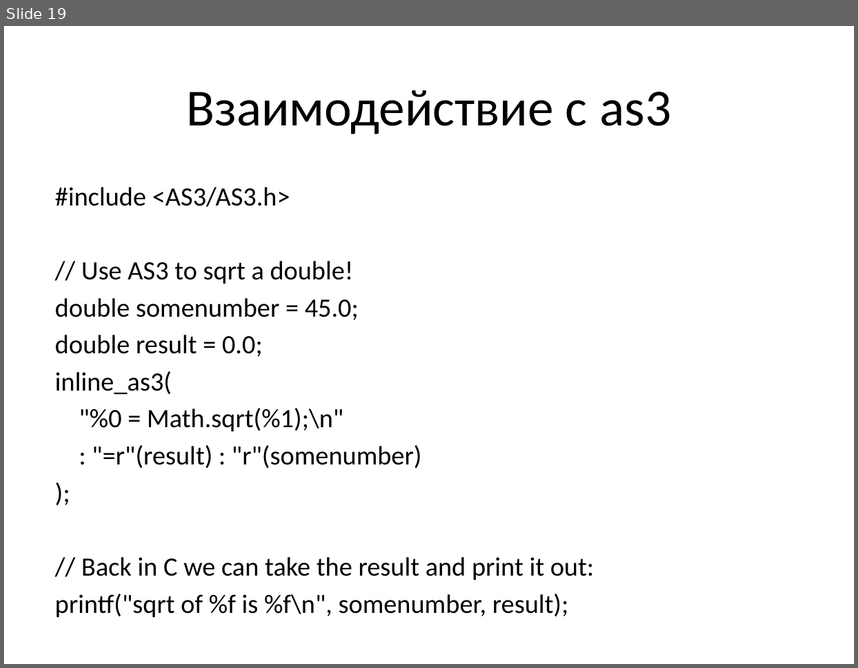
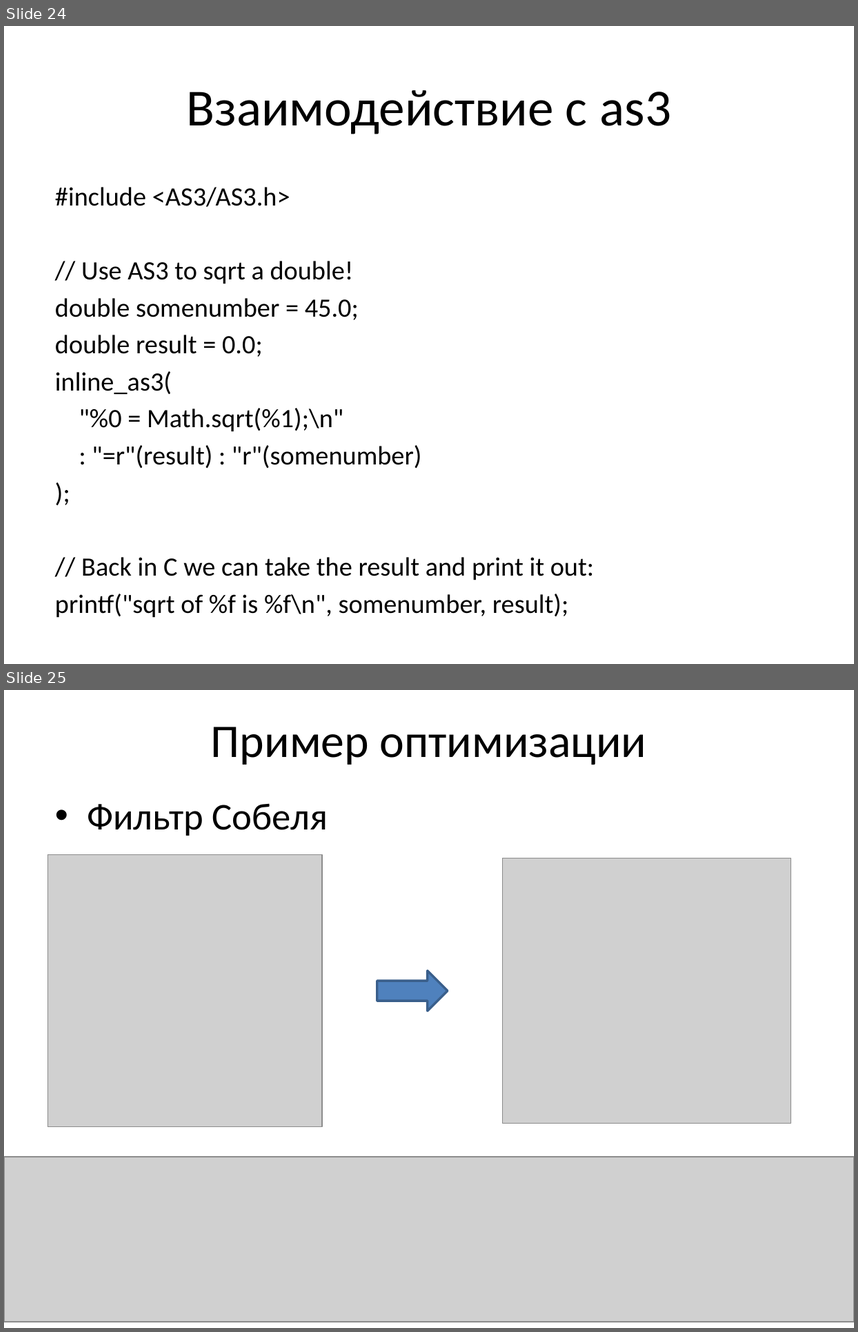
Before and after one commit to schadov/241m-lectures, a slide deck: haxe.pptx. Shown one above the other, each under a label of ours: slide 19 before the commit, slides 24 and 25 after it. The pictures are 858x668 and 858x1332 pixels, drawn with LibreOffice and Linux fonts; fonts in the diff are those of the drawing; grey boxes stand for pictures. Boxes give left, top, right and bottom in pixels: in the first picture for what was removed or moved away, otherwise in the second. Text is boxed around its words. In the diff, an @@ line names an element or a change of style, - is before the commit and + after.

```diff
--- a/haxe.pptx
+++ b/haxe.pptx
@@ slide 25 added at (x1=4, y1=690, x2=854, y2=1328), background #FFFFFF @@
@@ title added at (x1=211, y1=727, x2=647, y2=765), 39.6 pt, text #000000 @@
+Пример оптимизации
@@ text added at (x1=87, y1=803, x2=328, y2=836), 32 pt, text #000000 @@
+• Фильтр Собеля
@@ picture added at (x1=47, y1=854, x2=322, y2=1126) @@
@@ picture added at (x1=503, y1=858, x2=791, y2=1123) @@
@@ right arrow added at (x1=377, y1=971, x2=448, y2=1010), fill #4F81BD, outline #3A5F8C 2 pt @@
@@ picture added at (x1=4, y1=1156, x2=854, y2=1321) @@
@@ what was slide 19 is now slide 24 @@
```
Also in this commit, not shown: 1 slide changed, 10 other slides added.
